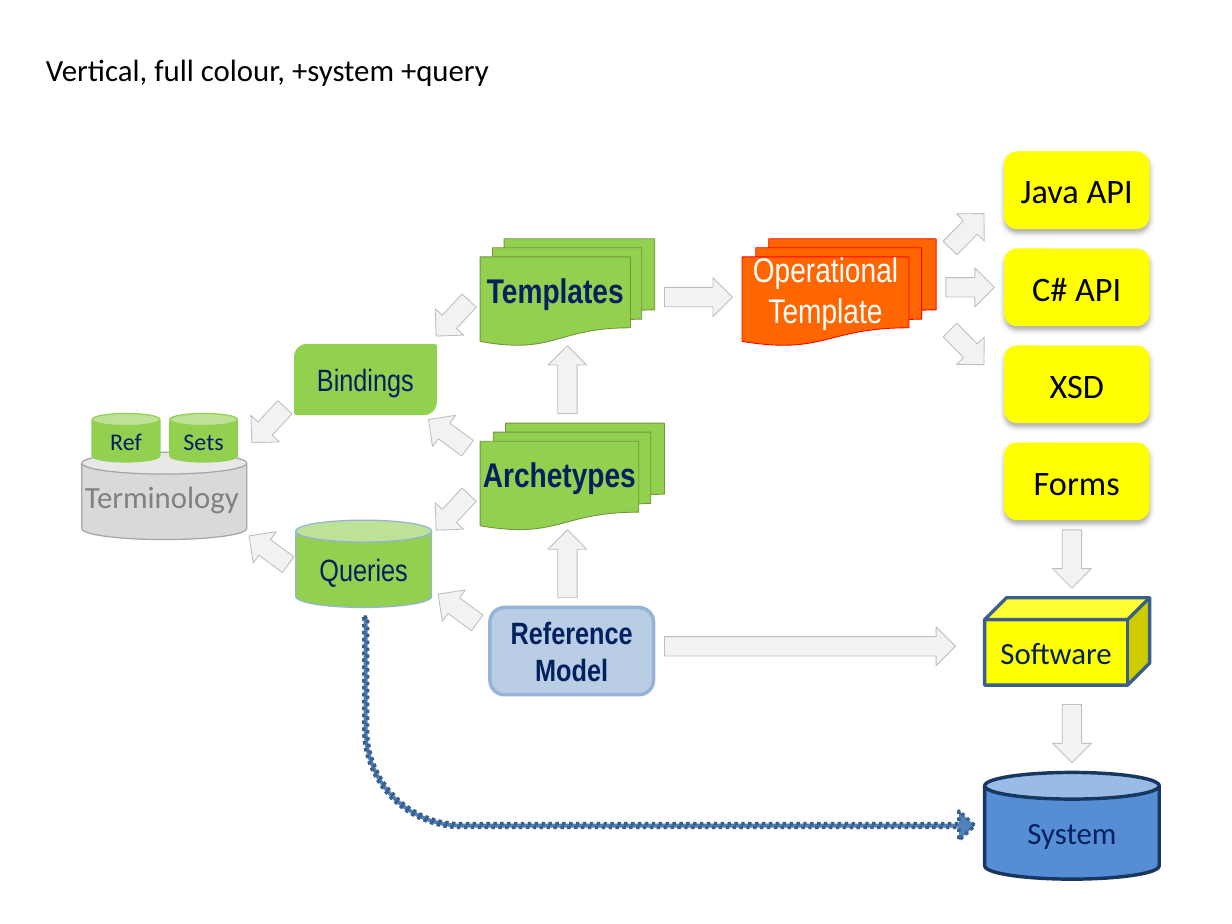
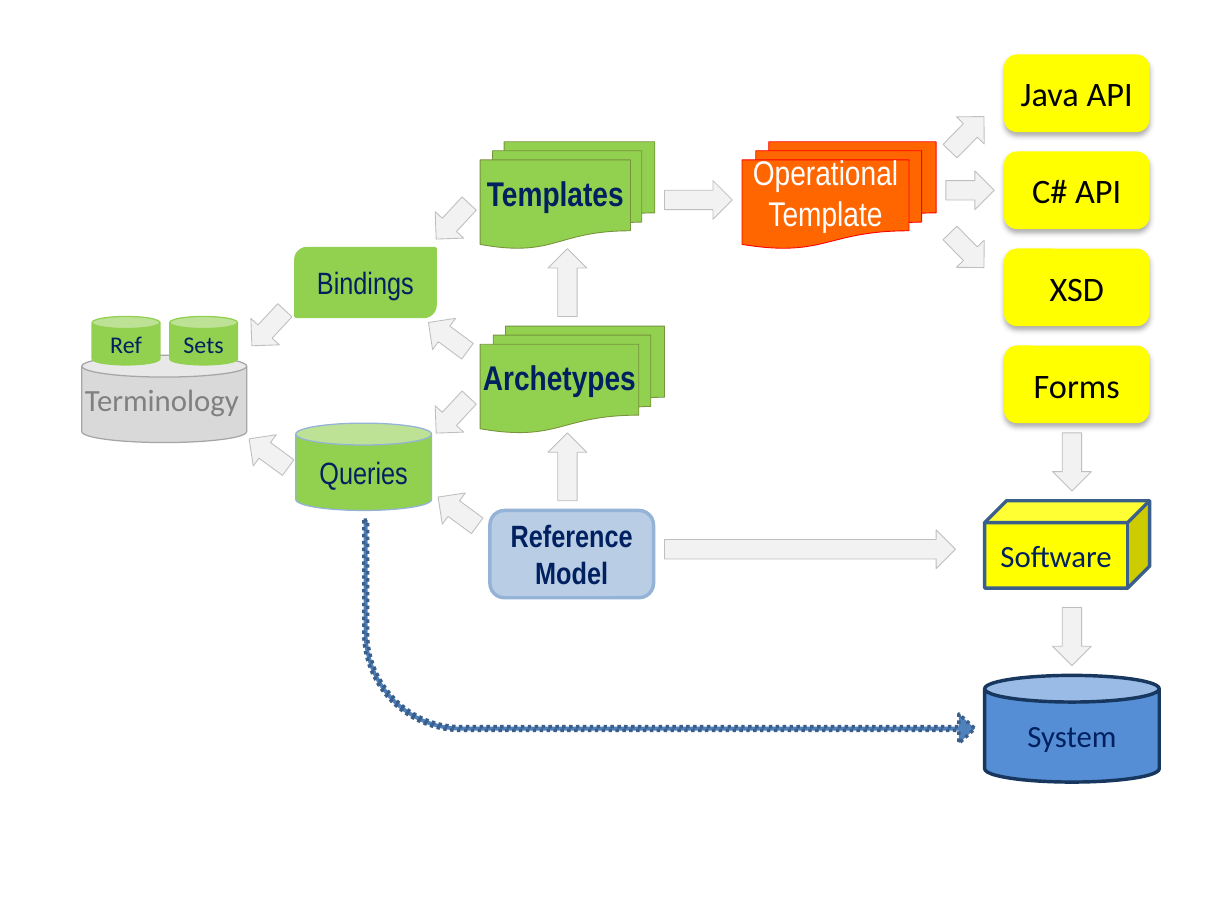
Before and after one commit to openEHR/openehr-website-php, a slide deck: slide 11 of files/diagrams/openEHR-diagrams.pptx (slide 17 before the commit). Drawn at 1232x924 pixels with LibreOffice and Linux fonts; fonts in the diff are those of the drawing. Boxes give left, top, right and bottom in pixels: in the first picture for what was removed or moved away, otherwise in the second. Text is boxed around its words. In the diff, an @@ line names an element or a change of style, - is before the commit and + after.

```diff
--- a/files/diagrams/openEHR-diagrams.pptx
+++ b/files/diagrams/openEHR-diagrams.pptx
@@ text removed at (x1=46, y1=59, x2=489, y2=86) @@
-Vertical, full colour, +system +query
@@ 11 right arrows, 5 cylinders, 4 rounded rectangles, 2 flow chart multidocuments, 1 round diag rect, 1 text, 1 bent arrow moved together from (x1=81, y1=200, x2=1159, y2=880) to (x1=81, y1=103, x2=1159, y2=782) @@
@@ 4 right arrows, 1 flow chart multidocument, 1 rounded rectangle, 1 cube moved together from (x1=480, y1=152, x2=1149, y2=763) to (x1=480, y1=54, x2=1149, y2=665) @@
```
Also in this commit, not shown: 6 other slides changed, 4 slides added, 9 slides removed, 3 other files.
